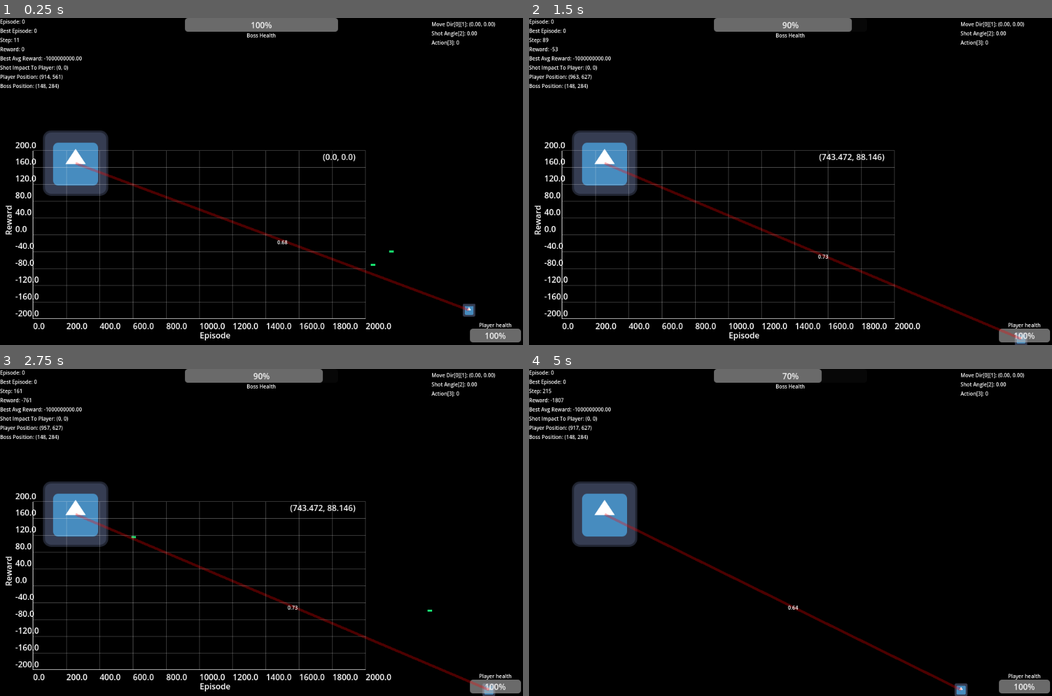
Above: before the commit, frames 1-4 (two rows, left to right).
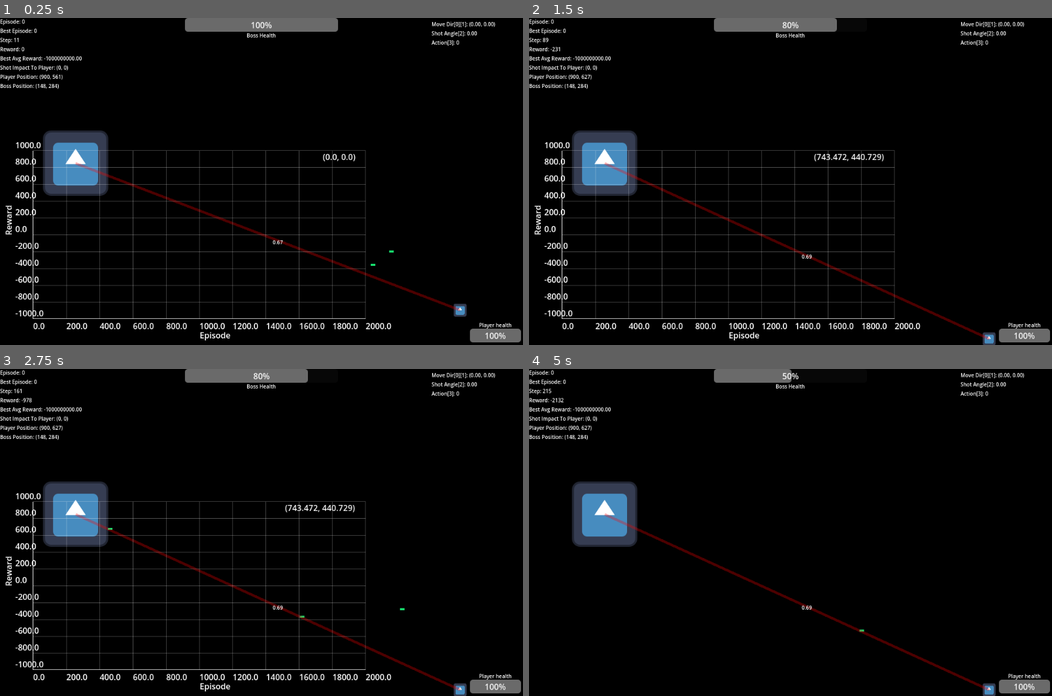
Above: after the commit, the same moments.

Repository: ElTomyDev/jueguito-para-los-pibardos-2
Game: Godot game, scene res://assets/scenes/worlds/level_1.tscn
Same seed, same stepped clock (60 frames per second), same inputs: the game is played once before the commit and once after it. The engine's default icon, where the game draws it, is replaced by a stand-in: a white triangle on a blue panel in a dark square.
Inputs (mouse positions are in pixels of both pictures, inside the frame that each line leads up to):
- Up to frame 1 (0.25 s): no input
- Up to frame 2 (1.5 s): tap Enter at 0.5 s; move the mouse to (905, 165) at 0.52 s; hold Right (g_right) 0.53-1.28 s; tap M (is_automatic_player) at 0.6, 1.35 s; click (905, 165) at 0.67 s; move the mouse to (685, 197) at 1.27 s; hold Down (g_down) from 1.28 s (still down); click (685, 197) at 1.42 s
- Up to frame 3 (2.75 s): move the mouse to (313, 460) at 2.02 s; release Down (g_down) at 2.03 s; press the mouse at (313, 460) at 2.03 s; hold Right (g_right) from 2.03 s (still down); tap M (is_automatic_player) at 2.3 s
- Up to frame 4 (5 s): move the mouse to (764, 597) at 2.77 s; release Right (g_right) at 2.78 s; release the mouse at (764, 597) at 2.78 s; hold Up (g_up) 2.78-3.53 s; tap O (toggle_graphs) at 2.85 s; click (764, 597) at 2.92 s; tap M (is_automatic_player) at 3.05, 3.8, 4.35 s; move the mouse to (947, 581) at 3.52 s; hold Left (g_left) from 3.53 s (still down); tap I (toggle_train_info) at 3.6 s; click (947, 581) at 3.67 s; move the mouse to (633, 483) at 4.27 s; click (633, 483) at 4.42 s

The runs differ from the first frame. In frame 1, 1.3% of the frame differs, in the area x 2-91%, y 17-92%; in frame 2, 2.1%; in frame 3, 2.1%, in the area x 2-95%, y 0-100%; in frame 4, 1.7%.

Commit message:
Listo para entrenar

Diff:
--- a/assets/scenes/ui/train_data.tscn
+++ b/assets/scenes/ui/train_data.tscn
@@ -168,8 +168,8 @@
 x_max = 2000.0
 x_label = "Episode"
 show_x_ticks = false
-y_min = -200.0
-y_max = 200.0
+y_min = -1000.0
+y_max = 1000.0
 y_label = "Reward"
 show_y_ticks = false
 background_color = Color(0, 0, 0, 0)
--- a/assets/scripts/characters/boss/boss_controller.gd
+++ b/assets/scripts/characters/boss/boss_controller.gd
@@ -111,7 +111,8 @@
 	global_position.y = clamp(global_position.y, 0.0, viewport_size.y)
 
 func get_inputs() -> Array:
-	var dist_to_player   = 1.0
+	var dist_to_player  = 1.0
+	var dist_to_mouse: float = 1.0
 	var angle_to_player_raw: float = 0.0  # ángulo directo al jugador, normalizado
 	var angle_offset_norm: float = 0.0    # diferencia entre su shot_angle y el ángulo ideal
 	var player_vel       = Vector2.ZERO
@@ -158,6 +159,11 @@
 			b_vel.append(0.0)
 			b_vel.append(0.0)
 
+	var mouse_pos: Vector2 = get_global_mouse_position()
+	dist_to_mouse = clamp(
+			global_position.distance_to(mouse_pos) / viewport_size.length(),
+			0.0, 1.0
+		)
 	# 15 inputs fijos del boss
 	var inputs = [
 		global_position.x / viewport_size.x,
@@ -177,7 +183,10 @@
 		player_vel.y,
 		dist_to_center,
 		float(current_action),
-		GlobalVars.current_step / GlobalConst.MAX_STEP_FOR_EPISODE
+		GlobalVars.current_step / GlobalConst.MAX_STEP_FOR_EPISODE,
+		mouse_pos.x / viewport_size.x,
+		mouse_pos.y / viewport_size.y,
+		dist_to_mouse
 	]
 	# + 4 + 8 + 8 = 20 inputs de balas → total boss = 35
 	inputs.append_array(b_dist)
--- a/assets/scripts/characters/player/player_controller.gd
+++ b/assets/scripts/characters/player/player_controller.gd
@@ -33,7 +33,7 @@
 var player_id: int = 0
 var bullet_from_group: StringName = "Players" # Grupo al que pertenece la bala
 var bullet_to_group: StringName = "Boss" # Target de la bala
-
+var near_bullet: Bullet = null
 var auto_vel: float = 1800.0
 var auto_dir: int = 1
 
@@ -75,11 +75,7 @@
 
 	return [
 		health / max_health,
-		velocity.x / max_speed,
-		velocity.y / max_speed,
-		velocity.length(),
 		self.is_on_floor(),
-		sign(self.velocity.x),
 		(GlobalVars.current_step - self.last_shot_step) / GlobalConst.MAX_STEP_FOR_EPISODE,
 		global_position.x / viewport_size.x,
 		global_position.y / viewport_size.y,
@@ -94,13 +90,10 @@
 # --- Mecanicas automaticas ---
 # -----------------------------
 func update_automatic_mechanics(delta: float) -> void:
-	if Input.is_action_just_pressed("is_automatic_player"):
-		is_automatic = !is_automatic
 	if is_automatic:
-
 		update_get_state()
 		_auto_shot(current_auto_state, delta)
-		_auto_move(current_auto_state, delta)
+		_auto_move(delta)
 
 func update_get_state() -> void:
 	if random_states:
@@ -115,10 +108,14 @@
 			current_auto_state = 0
 
 func update_auto_dir() -> void:
-	if self.global_position.x >= viewport_size.x - 30.0:
+	if not is_instance_valid(near_bullet): return
+
+	var bullet_pos = near_bullet.global_position
+
+	if bullet_pos.x < self.global_position.x:
+		auto_dir = 1
+	if bullet_pos.x > self.global_position.x:
 		auto_dir = -1
-	if self.global_position.x <= 30.0:
-		auto_dir = 1
 
 # --- Disparo automatico ---
 func _auto_shot(state: int, delta: float) -> void:
@@ -135,7 +132,7 @@
 
 func _chill_shot_state() -> void:
 	if is_instance_valid(GlobalVars.boss):
-		auto_fire_rate = 1.0
+		auto_fire_rate = 0.5
 		shot_attack._shot(
 			Utils.view_to(
 				shot_attack.global_position,
@@ -148,7 +145,7 @@
 
 func _normal_shot_state() -> void:
 	if is_instance_valid(GlobalVars.boss):
-		auto_fire_rate = 0.5
+		auto_fire_rate = 0.3
 		shot_attack._shot(
 			Utils.view_to(
 				shot_attack.global_position,
@@ -161,7 +158,7 @@
 
 func _hard_shot_state() -> void:
 	if is_instance_valid(GlobalVars.boss):
-		auto_fire_rate = 0.35
+		auto_fire_rate = 0.2
 		shot_attack._shot(
 			Utils.view_to(
 				shot_attack.global_position,
@@ -173,29 +170,28 @@
 		)
 
 # --- Movimiento automatico ---
-func _auto_move(state: int, delta: float) -> void:
-	update_auto_dir()
-	match state:
-		0: # Juega mas chill
-			_chill_movement_state(delta)
-		1:
-			_normal_movement_state(delta)
-		2:
-			_hard_movement_state(delta)
-
-func _chill_movement_state(delta: float) -> void:
-	velocity.x = 4500 * delta * auto_dir
-
-func _normal_movement_state(delta: float) -> void:
-	if GlobalVars.current_step % randi_range(60,100) and self.is_on_floor():
-		velocity.y -= 20000 * delta
-	velocity.x = 5500 * delta * auto_dir
-
-func _hard_movement_state(delta: float) -> void:
-	if GlobalVars.current_step % randi_range(50,60)  and self.is_on_floor():
-		velocity.y -= randi_range(20000, 40000) * delta
-	velocity.x = 7000 * delta * auto_dir
-
+func _auto_move(delta: float) -> void:
+	near_bullet = _get_near_bullet()
+	if not is_instance_valid(near_bullet) or self.global_position.distance_to(near_bullet.global_position) > 65.0:
+		velocity.x = 0.0
+	else:
+		update_auto_dir()
+		velocity.x = 7000 * delta * auto_dir
+		if global_position.distance_to(near_bullet.global_position) <= 25.0 and self.is_on_floor() and near_bullet.global_position.y < self.global_position.y:
+			velocity.y -= randi_range(20000, 40000) * delta
+
+func _get_near_bullet() -> Bullet:
+	if GlobalVars.bullets.is_empty(): return null
+	var n_bullet = null
+
+	var min_dist = INF
+	for bullet in GlobalVars.bullets:
+		if bullet.from_group == "Boss":
+			var d = global_position.distance_to(bullet.global_position)
+			if d < min_dist:
+				min_dist = d
+				n_bullet = bullet
+	return n_bullet
 # ------------------
 # --- Colisiones ---
 # ------------------
--- a/assets/scripts/globals/global_const.gd
+++ b/assets/scripts/globals/global_const.gd
@@ -1,6 +1,6 @@
 extends Node
 
-const INPUTS: int = 42
+const INPUTS: int = 41
 
 const MAX_STEP_FOR_EPISODE: int = 5000
 
--- a/assets/scripts/simulation_manager.gd
+++ b/assets/scripts/simulation_manager.gd
@@ -20,7 +20,7 @@
 const TERM_TIMEOUT_PEN     : float = -30.0
 
 # --- Supervivencia ---
-const R_DAMAGE_TAKEN_MAX   : float = -60.0
+const R_DAMAGE_TAKEN_MAX   : float = -135.0
 const R_DODGE_DISTANCE_MIN : float = 60.0
 const R_DODGE_DISTANCE_MAX : float = 200.0
 const R_ACTIVE_DODGE_GAIN   : float = 0.4   # por cada unidad de distancia que se aleja
@@ -28,9 +28,9 @@
 const R_PASSIVE_DODGE       : float = 0.5   # mantener una pequeña recompensa si la bala desaparece (por si acaso)
 
 # --- Precisión ---
-const R_SHOT_GOOD_AIM      : float = 25.0
-const R_SHOT_HIT_PLAYER    : float = 40.0
-const R_DAMAGE_DEALT_MAX   : float = 50.0
+const R_SHOT_GOOD_AIM      : float = 35.0
+const R_SHOT_HIT_PLAYER    : float = 45.5
+const R_DAMAGE_DEALT_MAX   : float = 95.0
 
 # --- Inactividad ---
 const R_IDLE_PENALTY       : float = -0.15
@@ -58,6 +58,11 @@
 	_init_nn_core()
 	_reset_episode()
 
+func _process(delta: float) -> void:
+	if not GlobalVars.players.is_empty() and is_instance_valid(GlobalVars.players[0]):
+		if Input.is_action_just_pressed("is_automatic_player"):
+			GlobalVars.players[0].is_automatic = !GlobalVars.players[0].is_automatic
+
 func _physics_process(_delta: float) -> void:
 	if is_resetting: return
 	if not is_instance_valid(GlobalVars.boss) or GlobalVars.players.is_empty(): return
@@ -85,7 +90,6 @@
 # -------------------------------------------------------
 # Rewards
 # -------------------------------------------------------
-
 func _calculate_reward() -> float:
 	if not is_instance_valid(GlobalVars.boss) or GlobalVars.players.is_empty():
 		return 0.0
@@ -126,6 +130,10 @@
 					var danger_factor = clamp(1.0 - (curr_dist / R_DODGE_DISTANCE_MAX), 0.0, 1.0)
 					var active_reward = clamp(abs(dist_change) * R_ACTIVE_DODGE_GAIN * (1.0 + danger_factor), 0.0, R_ACTIVE_DODGE_MAX)
 					reward += active_reward
+				if dist_change > 0:
+					var danger_factor = clamp(1.0 - (curr_dist / R_DODGE_DISTANCE_MAX), 0.0, 1.0)
+					var active_reward = clamp(abs(dist_change) * R_ACTIVE_DODGE_GAIN * (1.0 + danger_factor), 0.0, R_ACTIVE_DODGE_MAX)
+					reward -= active_reward
 		else:
 			# La bala desapareció este frame: recompensa pasiva (opcional, pero baja)
 			if not prev_hit and prev_dist < R_DODGE_DISTANCE_MAX and prev_dist > R_DODGE_DISTANCE_MIN:
@@ -215,7 +223,7 @@
 func _get_inputs_for_nn() -> Array:
 	var inputs: Array = []
 	if not is_instance_valid(GlobalVars.boss):
-		for _i in range(33): inputs.append(0.0)
+		for _i in range(36): inputs.append(0.0)
 		return inputs
 
 	inputs.append_array(GlobalVars.boss.get_inputs())  # 35 floats
@@ -223,7 +231,7 @@
 	if is_instance_valid(GlobalVars.boss.near_player):
 		inputs.append_array(GlobalVars.boss.near_player.get_inputs())  # 5 floats
 	else:
-		for _i in range(9): inputs.append(0.0)
+		for _i in range(5): inputs.append(0.0)
 
 	assert(inputs.size() == GlobalConst.INPUTS,
 		"_get_inputs_for_nn() retornó %d floats, se esperaban %d" % [inputs.size(), GlobalConst.INPUTS])
@@ -233,7 +241,6 @@
 # ------------
 # Utilidad
 # ------------
-
 func _reset_episode() -> void:
 	for bullet in GlobalVars.bullets:
 		if is_instance_valid(bullet): bullet.queue_free()
Not shown, changed: assets/scripts/train_server.py
